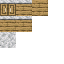
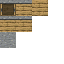
Layer changes from the first 64 x 64 image to the second:
removed layer "Layer 1" (was hard light) over [0, 3, 32, 20]
added group "Group 1" with 1 layers above "Handle" over [0, 0, 32, 48]
added layer "Handle Open" above "Design0 Open" over [1, 8, 15, 12]
added layer "Design0 Open" (hard light) above "Polished Diorite" over [0, 3, 32, 20]
hid "Polished Diorite" over [0, 0, 32, 48]
added layer "Polished Andesite" above "polished Deepslate" over [0, 0, 32, 48]
